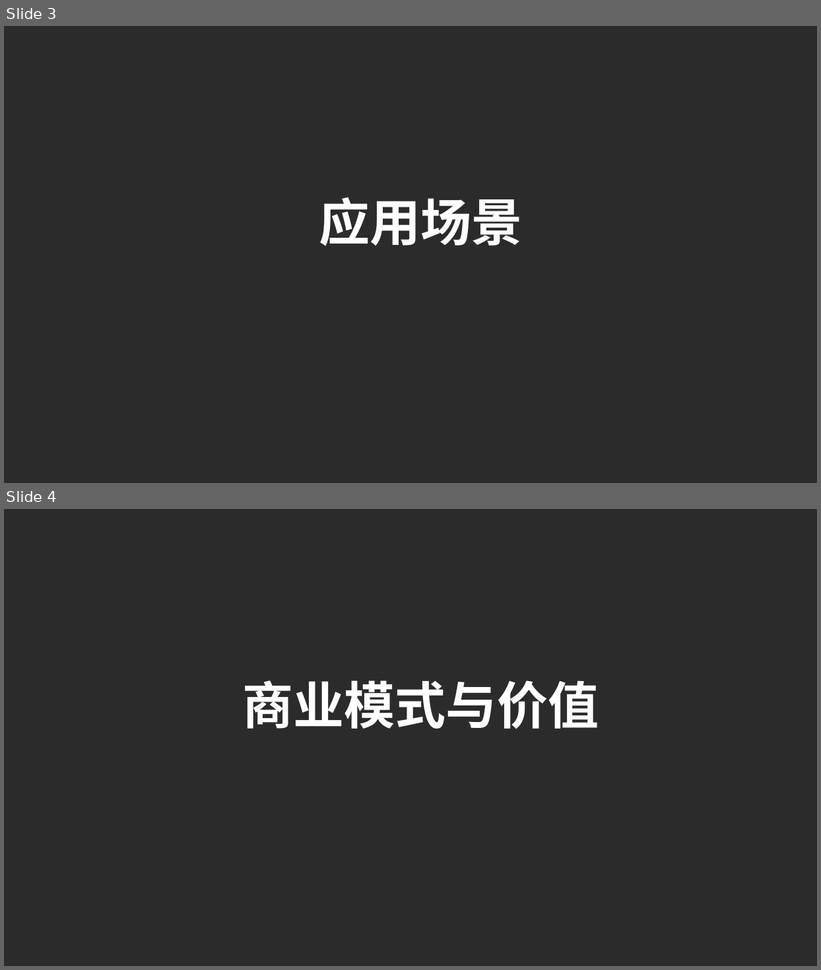
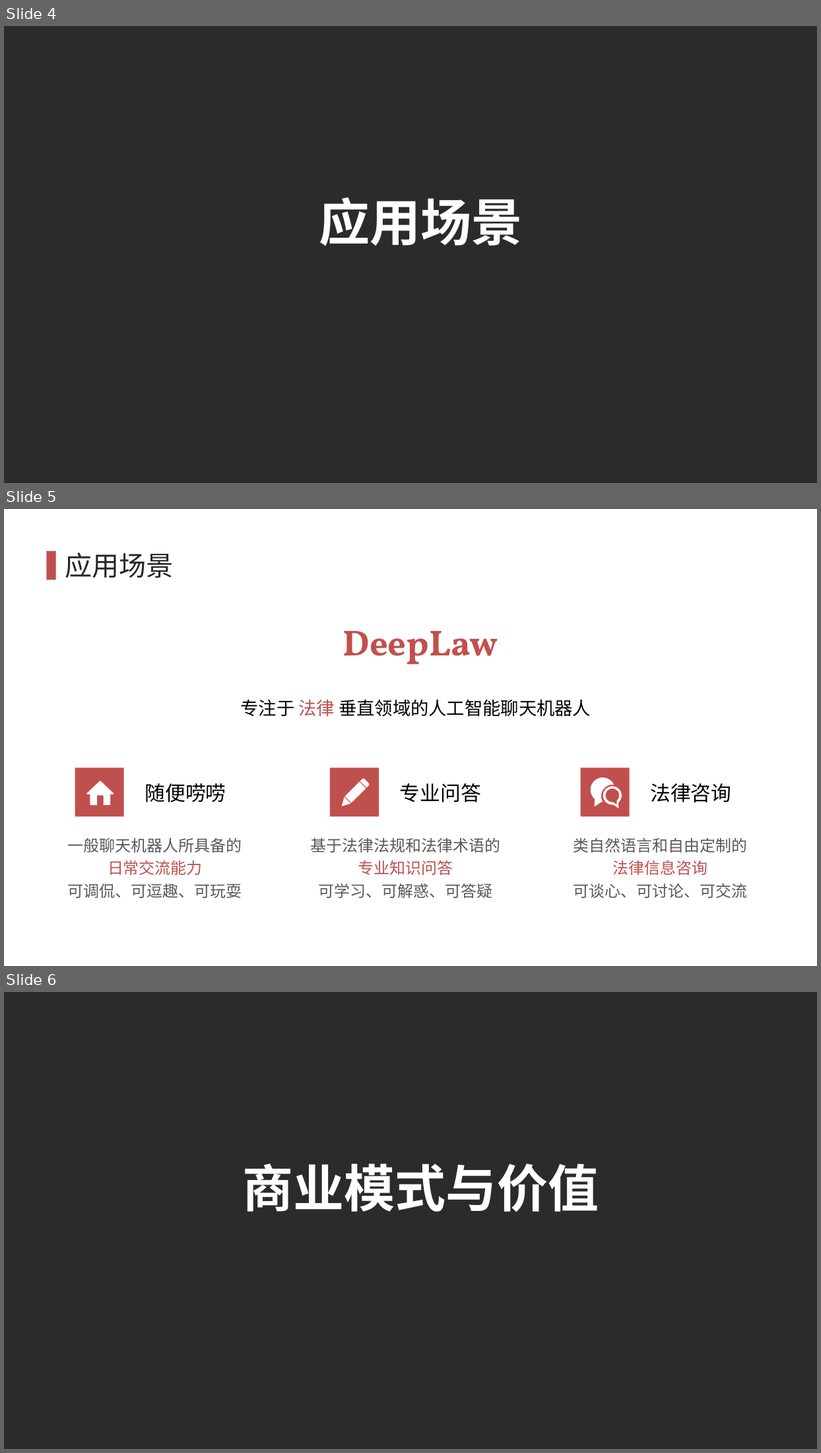
Before and after one commit to HonlanWork/sh_chatbot, a slide deck: ppt/DeepLaw.pptx. Shown one above the other, each under a label of ours: slides 3 and 4 before the commit, slides 4, 5 and 6 after it. The pictures are 821x970 and 821x1453 pixels, drawn with LibreOffice and Linux fonts; fonts in the diff are those of the drawing; background and template pictures are left out; a plain dark background stands for a picture behind light text. Boxes give left, top, right and bottom in pixels: in the first picture for what was removed or moved away, otherwise in the second. Text is boxed around its words. In the diff, an @@ line names an element or a change of style, - is before the commit and + after.

```diff
--- a/ppt/DeepLaw.pptx
+++ b/ppt/DeepLaw.pptx
@@ slide 5 added at <box>4,509,817,966</box>, background #FFFFFF @@
@@ rectangle added at <box>46,551,56,580</box>, fill #C0504D @@
@@ title added at <box>65,553,173,578</box>, 24 pt, text #262626 @@
+应用场景
@@ text added at <box>343,631,498,665</box>, 32 pt, text #C0504D, bold @@
+DeepLaw
@@ text added at <box>241,700,591,717</box>, 16 pt, text #000000 @@
+专注于 法律 垂直领域的人工智能聊天机器人
@@ rectangle added at <box>75,768,123,817</box>, fill #C0504D @@
@@ freeform shape added at <box>86,780,114,805</box>, fill #FFFFFF @@
@@ text added at <box>145,784,226,803</box>, 18 pt, text #000000 @@
+随便唠唠
@@ rectangle added at <box>330,768,379,817</box>, fill #C0504D @@
@@ freeform shape added at <box>341,779,369,807</box>, fill #FFFFFF @@
@@ text added at <box>400,784,481,803</box>, 18 pt, text #000000 @@
+专业问答
@@ rectangle added at <box>580,768,629,817</box>, fill #C0504D @@
@@ freeform shape added at <box>591,778,622,809</box>, fill #FFFFFF @@
@@ text added at <box>650,784,731,803</box>, 18 pt, text #000000 @@
+法律咨询
@@ text added at <box>68,838,242,898</box>, 14 pt, text #595959 @@
+一般聊天机器人所具备的
+日常交流能力
+可调侃、可逗趣、可玩耍
@@ text added at <box>310,838,500,898</box>, 14 pt, text #595959 @@
+基于法律法规和法律术语的
+专业知识问答
+可学习、可解惑、可答疑
@@ text added at <box>574,838,748,898</box>, 14 pt, text #595959 @@
+类自然语言和自由定制的
+法律信息咨询
+可谈心、可讨论、可交流
@@ what was slide 3 is now slide 4 @@
@@ what was slide 4 is now slide 6 @@
```
Also in this commit, not shown: 9 other slides added, 1 other file.
